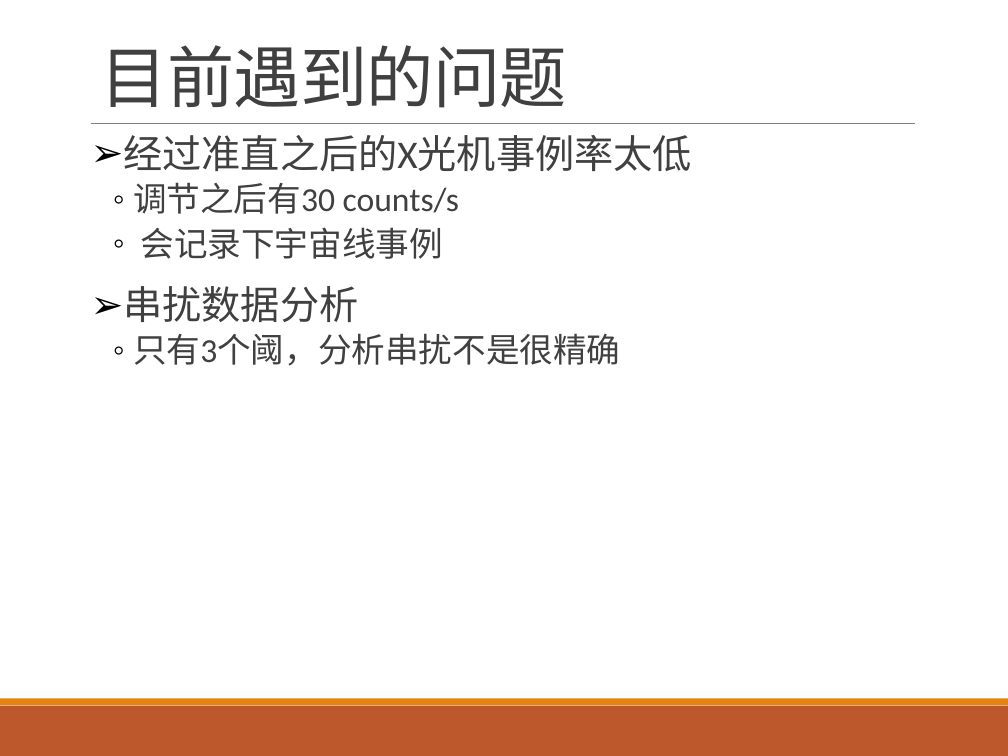
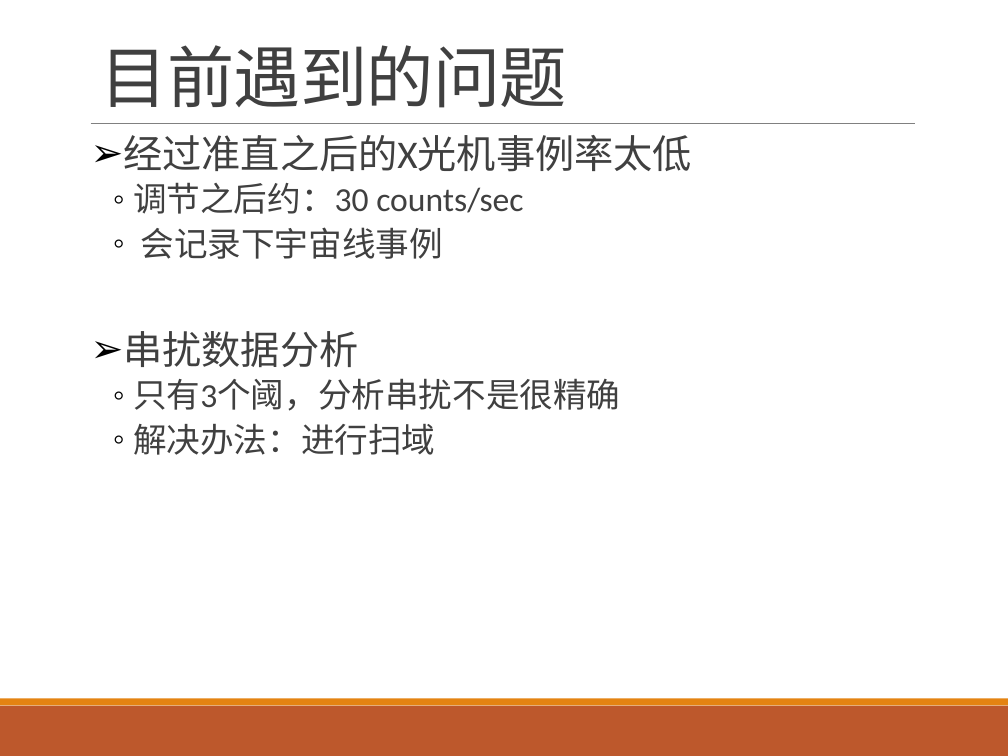
Before and after one commit to wyu0725/SDHCAL_DAQ, a slide deck: slide 11 of Slides/SDHCAL_20170425.pptx (slide 8 before the commit). Drawn at 1008x756 pixels with LibreOffice and Linux fonts; fonts in the diff are those of the drawing. Boxes give left, top, right and bottom in pixels: in the first picture for what was removed or moved away, otherwise in the second. Text is boxed around its words. In the diff, an @@ line names an element or a change of style, - is before the commit and + after.

```diff
--- a/Slides/SDHCAL_20170425.pptx
+++ b/Slides/SDHCAL_20170425.pptx
@@ text at (133, 182, 523, 214): text changed @@
-  ◦ 调节之后有30 counts/s
+  ◦ 调节之后约：30 counts/sec
@@ text at (133, 423, 435, 455): paragraph added @@
+  ◦ 解决办法：进行扫域
```
Also in this commit, not shown: 3 other slides changed, 7 slides added, 2 slides removed.
